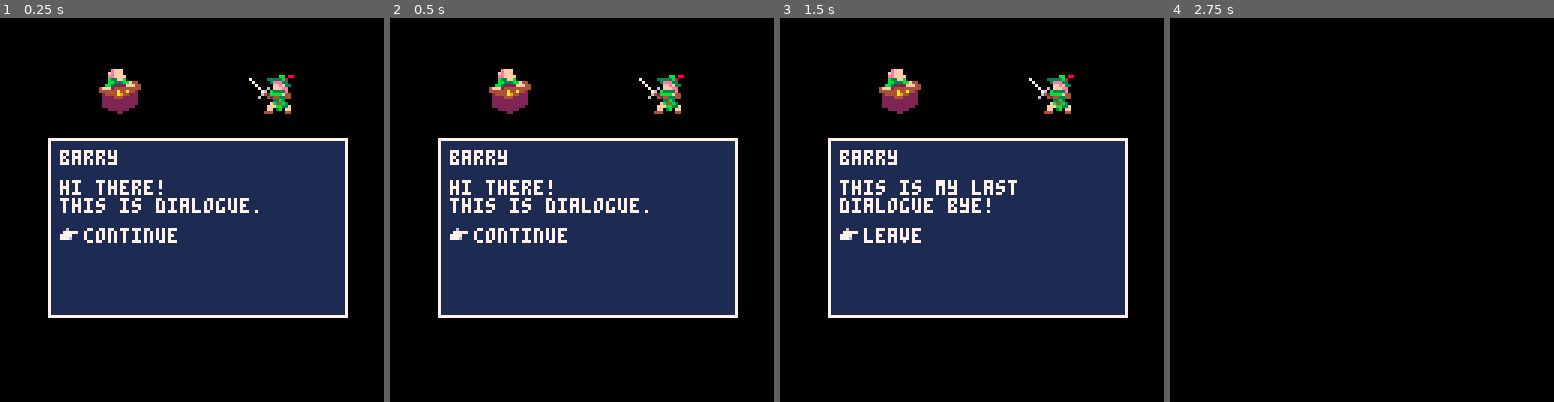
Above: before the commit, frames 1-4 (left to right).
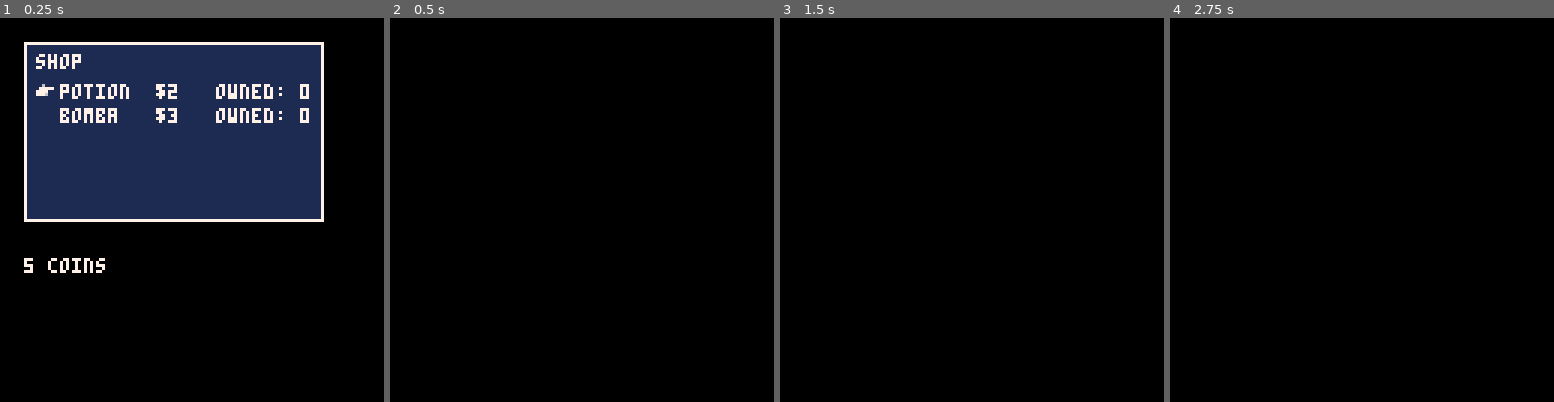
Above: after the commit, the same moments.

Repository: AddisonMink/pico8-rpg
Game: PICO-8 cartridge game.p8
The game is run twice, just before and just after one commit, with the same random seed, the same clock (stepped at 60 frames per second) and the same inputs.
Inputs:
- Up to frame 1 (0.25 s): no input
- Up to frame 2 (0.5 s): tap X (X key) at 0.33 s
- Up to frame 3 (1.5 s): tap O (Z key) at 0.7 s; tap X (X key) at 1.07 s
- Up to frame 4 (2.75 s): tap O (Z key) at 1.7, 2.1, 2.5 s; tap X (X key) at 1.85 s; hold Up 2.15-2.42 s

The runs differ from the first frame. In frame 1, 45% of the frame differs, in the area x 6-91%, y 6-79%; in frame 2, 38%; in frame 3, 38%; in frame 4, nothing differs.

Commit message:
add shop menu.

Diff:
--- a/game.p8
+++ b/game.p8
@@ -1,50 +1,56 @@
 pico-8 cartridge // http://www.pico-8.com
 version 42
 __lua__
+#include util.lua
 #include menu.lua
 #include menu_tree.lua
 #include dialogue.lua
 #include global_state.lua
 
 function _init()
-  menu1 = menu_new(
-    "barry",
-    "hi there!\nthis is dialogue.",
-    { "continue" },
+  menu = menu_new(
+    "shop",
     nil,
-    nil,
+    {
+      { name = "potion", price = 2 },
+      { name = "bomba", price = 3 }
+    },
+    function(item) return global.coins >= item.price end,
+    function(item)
+      global.coins -= item.price
+      if global.items[item.name] == nil then
+        global.items[item.name] = 0
+      end
+      global.items[item.name] += 1
+    end,
+    function(item)
+      local name = pad_str(item.name, 8)
+      local price = pad_str("$" .. item.price, 5)
+      local owned = "owned: " .. (global.items[item.name] or 0)
+      return name .. price .. owned
+    end,
     100, 60
   )
-
-  menu2 = menu_new(
-    "barry",
-    "this is my last\ndialogue bye!",
-    { "leave" },
-    nil,
-    nil,
-    100, 60
-  )
-
-  menu_tree = menu_tree_new(
-    "start", {
-      start = menu1,
-      continue = menu2
-    },
-    { "leave" }
-  )
-
-  dialogue = dialogue_new(4, menu_tree)
 end
 
 function _update()
   if result then return end
-  result = dialogue:update()
+  result = menu:update()
+  if result ~= "cancel" then result = nil end
 end
 
 function _draw()
   cls()
   if result then return end
-  dialogue:draw()
+  menu:draw(8, 8)
+
+  local y = 80
+  print(global.coins .. " coins", 8, y, 7)
+  y += 8
+  for i, v in pairs(global.items) do
+    print(i .. " x" .. v, 8, y, 7)
+    y += 8
+  end
 end
 
 __gfx__
--- a/menu.lua
+++ b/menu.lua
@@ -1,12 +1,16 @@
 -- menu.lua
 
 --[[
+  types:
+    OPTION - type of menu option. defaults to string.
+
   arguments:
     title (string, optional) - menu title
     text (string, optional) - body text, supports "\n"
-    options (table, optional) - array of option strings
-    is_valid (function, optional) - is_valid(option) -> boolean
-    on_select (function, optional) - on_select(option)
+    options (table, optional) - array of OPTION
+    is_valid (function, optional) - is_valid(OPTION) -> boolean
+    on_select (function, optional) - on_select(OPTION)
+    stringify (function, optional) - stringify(OPTION) -> string
     min_width (number, optional) - minimum width of menu
     min_height (number, optional) - minimum height of menu
 
@@ -22,7 +26,7 @@
     draw(x, y) - draws menu at (x, y)
 ]]
 
-function menu_new(title, text, options, is_valid, on_select, min_width, min_height)
+function menu_new(title, text, options, is_valid, on_select, stringify, min_width, min_height)
   local w, h = 8, 8
   local text_height = 0
   local text_lines = {}
@@ -30,6 +34,8 @@
   local me = {}
 
   -- #region initialization
+  stringify = stringify or function(o) return o end
+
   if title then
     h += 6
     w = #title * 4 + 8
@@ -47,7 +53,8 @@
   if options then
     h += 4 + #options * 8
     for o in all(options) do
-      w = max(w, #o * 4 + 16)
+      local str = stringify(o)
+      w = max(w, #str * 4 + 16)
     end
   end
 
@@ -100,7 +107,7 @@
 
     for i, option in ipairs(options) do
       local c = is_valid(option) and 7 or 5
-      print(option, x + 8, y, c)
+      print(stringify(option), x + 8, y, c)
       if i == index then
         spr(1, x, y)
       end
--- /dev/null
+++ b/util.lua
@@ -0,0 +1,8 @@
+function pad_str(str, len)
+  local padding = len - #str
+  while padding > 0 do
+    str = str .. " "
+    padding -= 1
+  end
+  return str
+end
